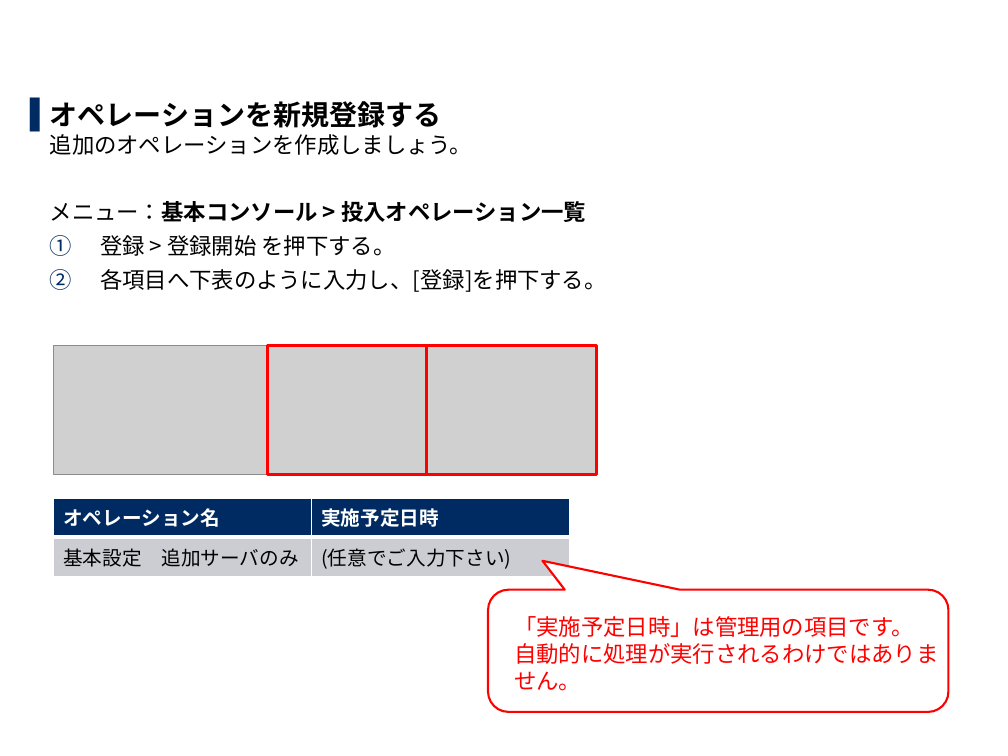
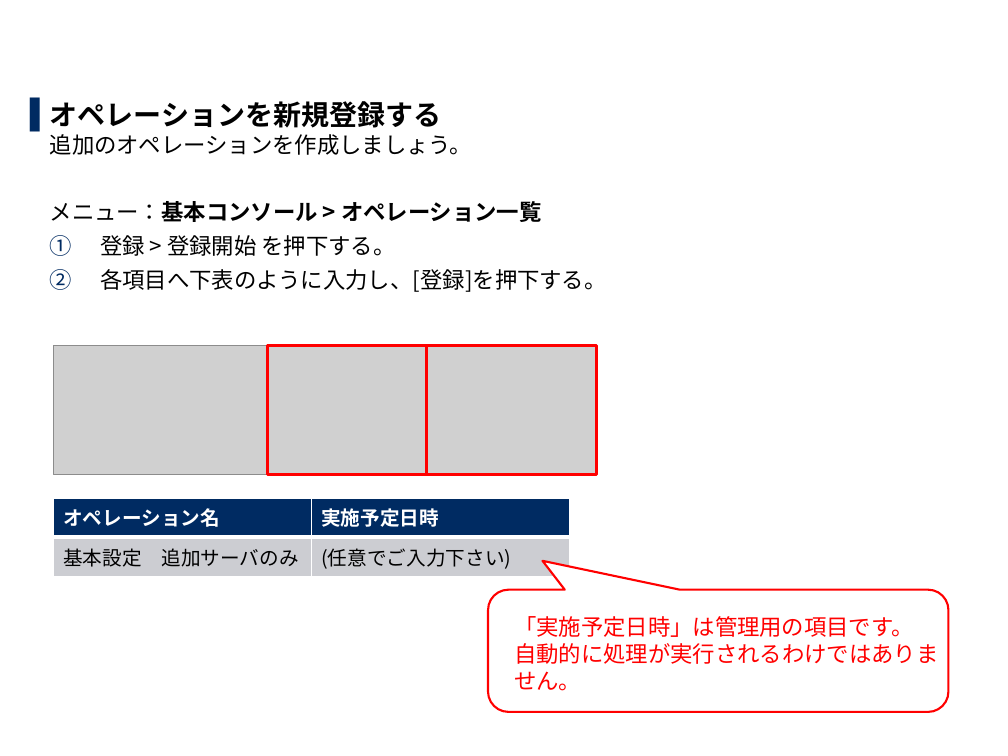
Before and after one commit to exastro-suite/it-automation-docs, a slide deck: slide 36 of asset/Learn_ja/ITA-hg-ps_practice_ja.pptx. Drawn at 1008x756 pixels with LibreOffice and Linux fonts; fonts in the diff are those of the drawing; grey boxes stand for pictures; background and template pictures are left out. Boxes give left, top, right and bottom in pixels: in the first picture for what was removed or moved away, otherwise in the second. Text is boxed around its words. In the diff, an @@ line names an element or a change of style, - is before the commit and + after.

```diff
--- a/asset/Learn_ja/ITA-hg-ps_practice_ja.pptx
+++ b/asset/Learn_ja/ITA-hg-ps_practice_ja.pptx
@@ text at (50,201,541,222): text changed @@
-  メニュー：基本コンソール > 投入オペレーション一覧
+  メニュー：基本コンソール > オペレーション一覧
```
Also in this commit, not shown: 10 other slides changed, 1 other file.
